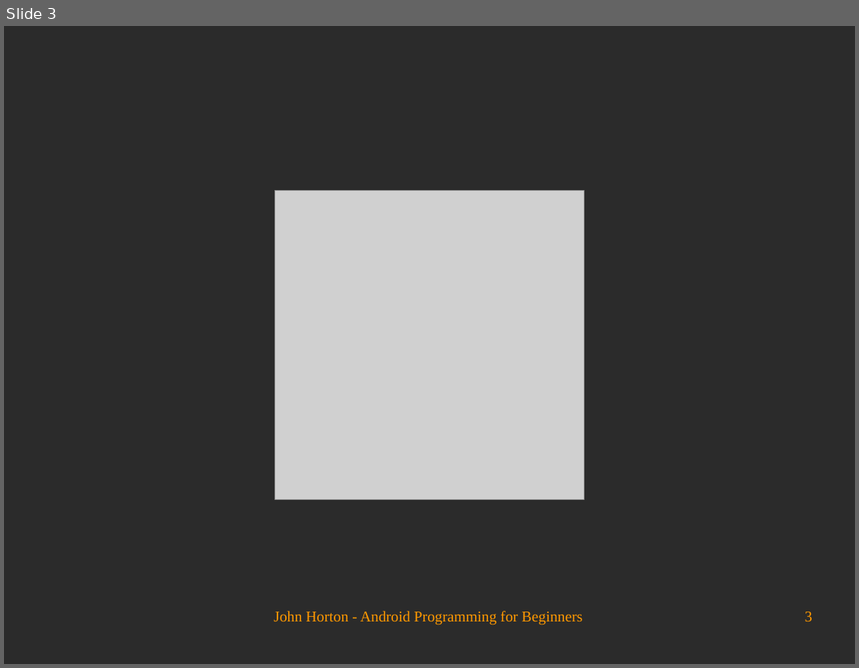
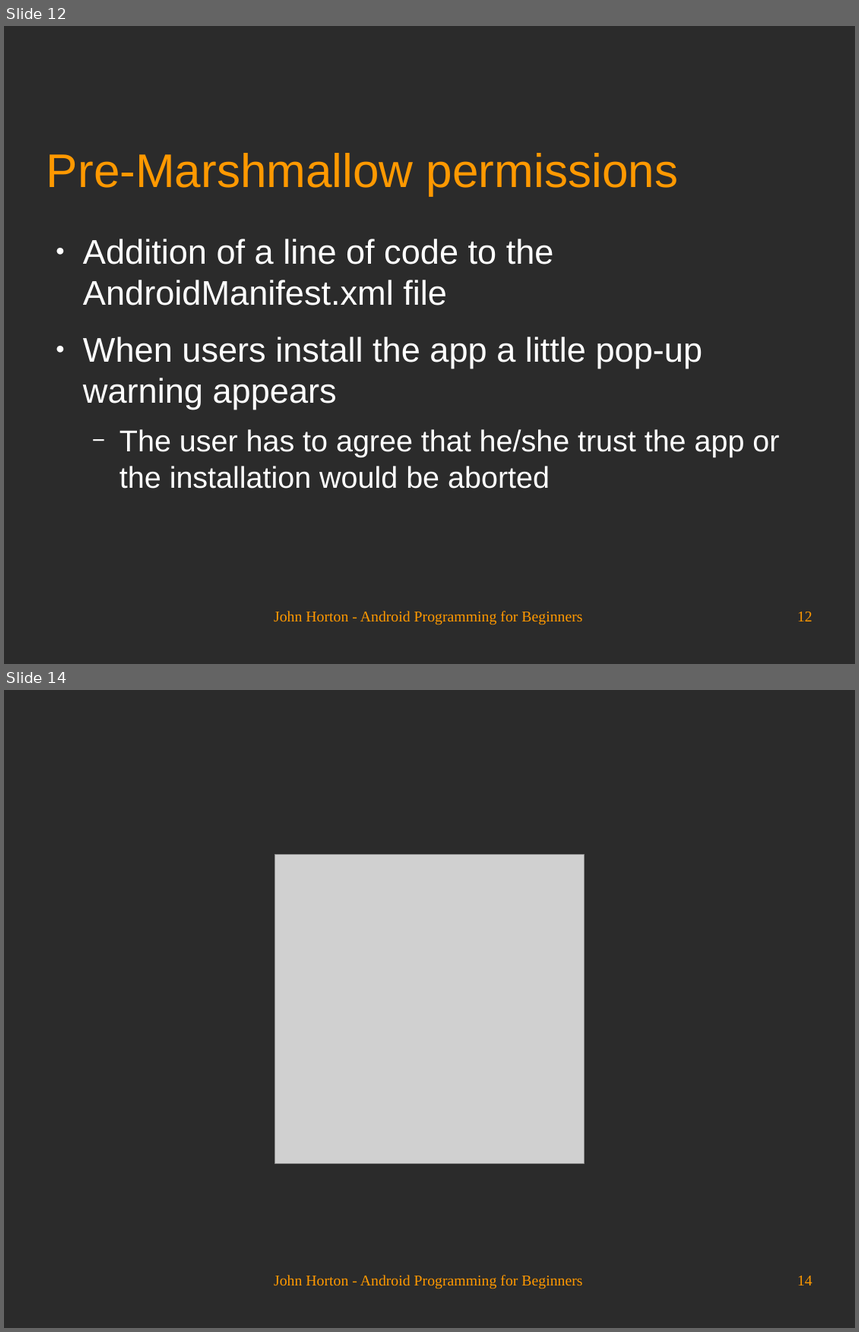
Before and after one commit to Academy-Soft-Intellect/Android-Programming-for-Beginners, a slide deck: 11_Widget_Mania.odp. Shown one above the other, each under a label of ours: slide 3 before the commit, slides 12 and 14 after it; the slides between them are not shown. The pictures are 859x668 and 859x1332 pixels, drawn with LibreOffice and Linux fonts; fonts in the diff are those of the drawing; grey boxes stand for pictures; background and template pictures are left out; a plain dark background stands for a picture behind light text. Boxes give left, top, right and bottom in pixels: in the first picture for what was removed or moved away, otherwise in the second. Text is boxed around its words. In the diff, an @@ line names an element or a change of style, - is before the commit and + after.

```diff
--- a/11_Widget_Mania.odp
+++ b/11_Widget_Mania.odp
@@ slide 12 added at (x1=4, y1=26, x2=855, y2=664), background picture (left out) @@
@@ title added at (x1=47, y1=153, x2=678, y2=195), 44 pt, text #FF9900 @@
+Pre-Marshmallow permissions
@@ text added at (x1=83, y1=239, x2=779, y2=489), 32 pt, text #FFFFFF @@
+● Addition of a line of code to the AndroidManifest.xml file
+● When users install the app a little pop-up warning appears
+  − The user has to agree that he/she trust the app or the installation would be aborted
@@ text added at (x1=274, y1=611, x2=582, y2=626), 14 pt, text #FF9900 @@
+John Horton - Android Programming for Beginners
@@ page number added at (x1=797, y1=612, x2=813, y2=622), 14 pt, text #FF9900 @@
+12
@@ what was slide 3 is now slide 14 @@
@@ page number at (x1=797, y1=1276, x2=813, y2=1286): text changed @@
-3
+14
```
Also in this commit, not shown: 1 slide changed, 11 other slides added, 1 slide removed.
